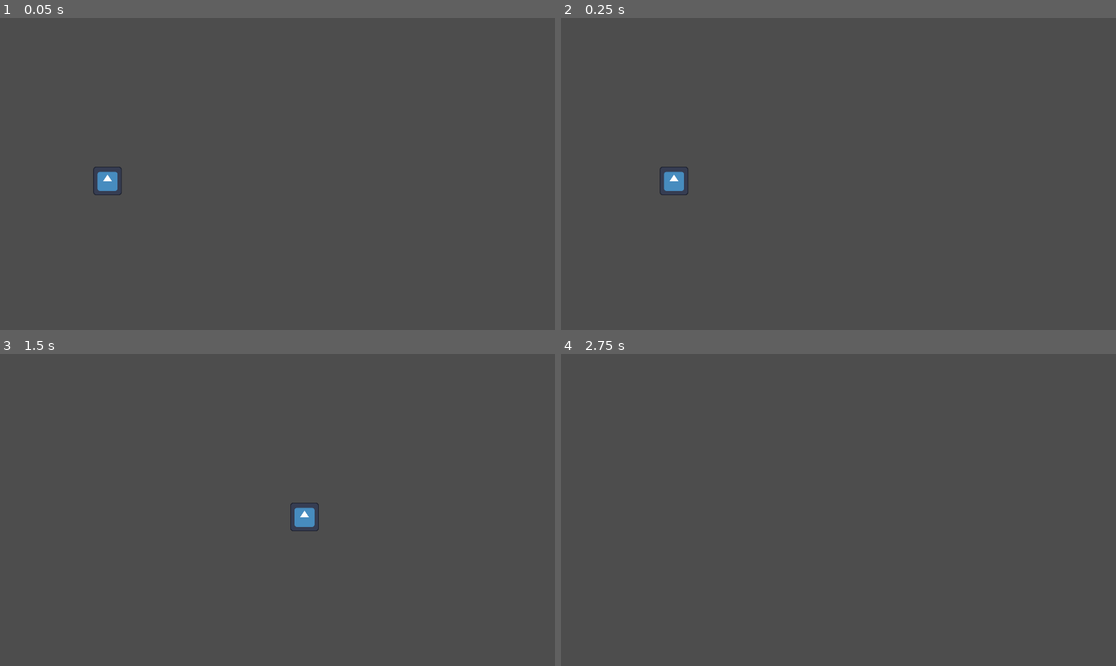
Above: before the commit, frames 1-4 (two rows, left to right).
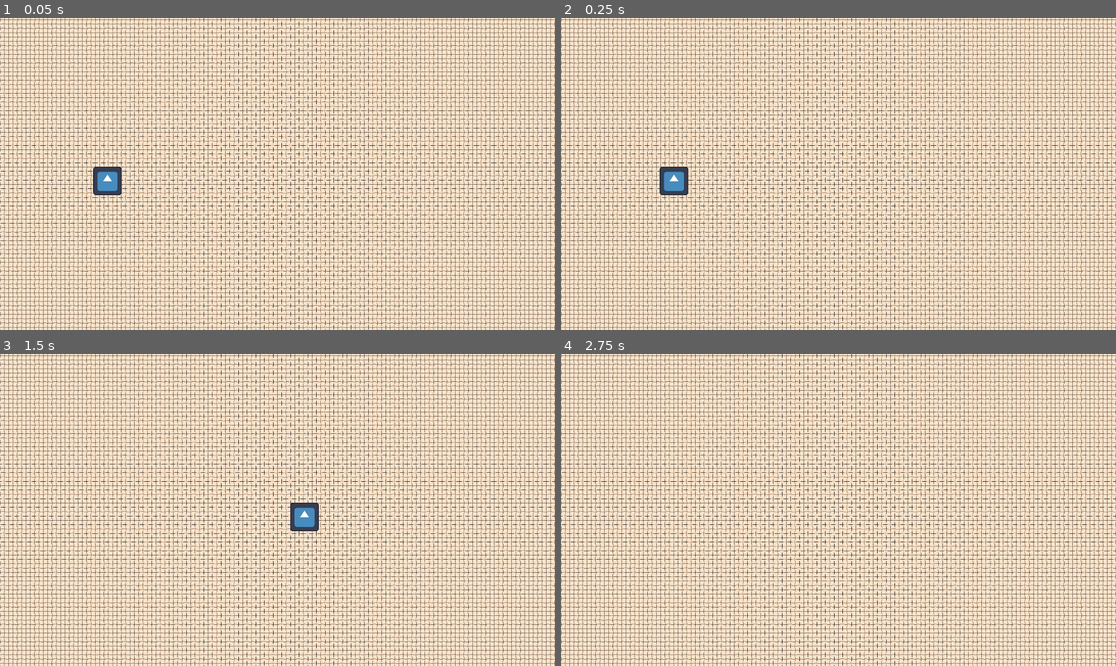
Above: after the commit, the same moments.

Repository: surgura/gamejam_tom_aart_jack_25_11_19
Game: Godot game, scene res://Main.tscn
The game is run twice, just before and just after one commit, with the same random seed, the same clock (stepped at 60 frames per second) and the same inputs. The engine's default icon, where the game draws it, is replaced by a stand-in: a white triangle on a blue panel in a dark square.
Inputs:
- Up to frame 1 (0.05 s): no input
- Up to frame 2 (0.25 s): no input
- Up to frame 3 (1.5 s): no input
- Up to frame 4 (2.75 s): no input

The runs differ from the first frame. In frame 1, 98% of the frame differs, in the area x 0-100%, y 0-100%; in frame 2, 98%; in frame 3, 98%; in frame 4, 98%.

Commit message:
achtergrond zichtbaar

Diff:
--- a/Environment.tscn
+++ b/Environment.tscn
@@ -1,8 +1,19 @@
-[gd_scene load_steps=2 format=3 uid="uid://dmbfvfw2e188a"]
+[gd_scene load_steps=3 format=3 uid="uid://dmbfvfw2e188a"]
 
-[ext_resource type="PackedScene" uid="uid://cx2eodl41gxm6" path="res://Ship.tscn" id="1_ecc80"]
+[ext_resource type="PackedScene" path="res://Ship.tscn" id="1_ecc80"]
+[ext_resource type="Texture2D" uid="uid://du6n683vrua1v" path="res://assets/officePaperBackground.png" id="2_rtyl3"]
 
 [node name="Environment" type="Node2D"]
 
 [node name="Ship" parent="." instance=ExtResource("1_ecc80")]
 position = Vector2(370.99997, 563.99994)
+
+[node name="TextureRect" type="TextureRect" parent="."]
+z_index = -10
+offset_left = -70.0
+offset_top = -76.0
+offset_right = 3971.0
+offset_bottom = 1929.0
+mouse_filter = 2
+texture = ExtResource("2_rtyl3")
+stretch_mode = 1
